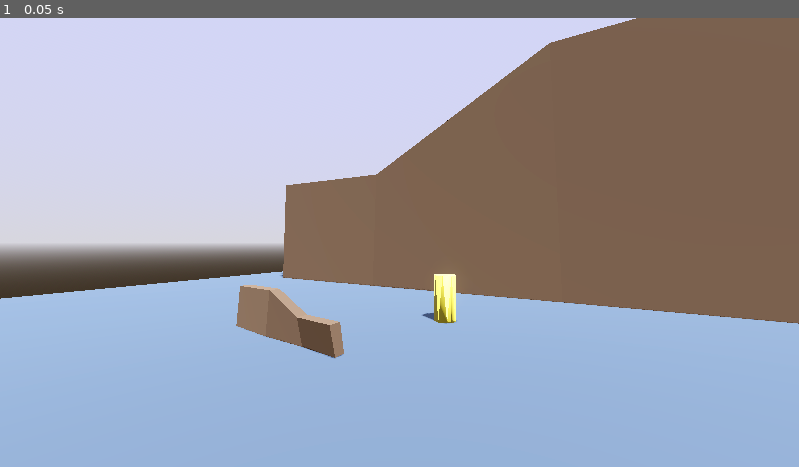
Above: before the commit, frame 1.
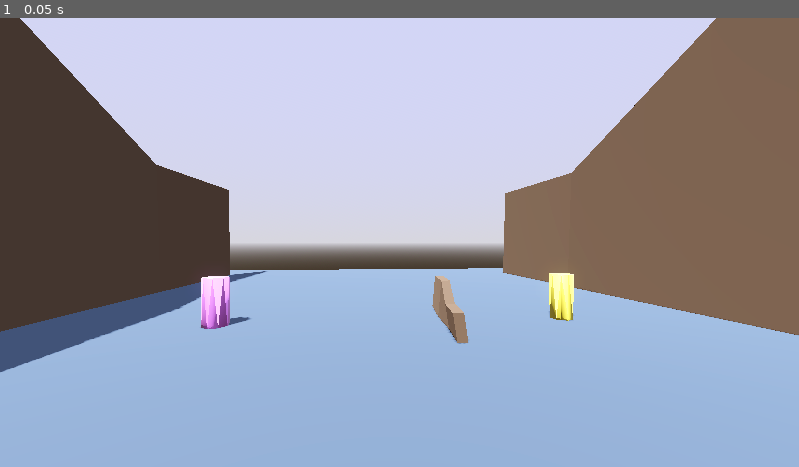
Above: after the commit, the same moment.

Repository: awenine/turn-sync-firing-proto
Game: Godot game, scene res://root.tscn
Two runs of this game, one before a commit and one after it. Both use one fixed random seed, a clock stepped at 60 frames per second and the inputs below.
Inputs:
- Up to frame 1 (0.05 s): no input

The runs differ from the first frame. In frame 1, 29% of the frame differs, in the area x 0-100%, y 0-79%.

Commit message:
feat: make both players shoot

Diff:
--- a/player_02.gd
+++ b/player_02.gd
@@ -1,24 +1,30 @@
 extends MeshInstance3D
 
 @onready var ray_cast_3d: RayCast3D = $StaticBody3D/CollisionShape3D/RayCast3D
+
+
 var hit_marker = preload("res://hit_marker.tscn")
 
-const spread_factor = 6
+const spread_factor = 22
+
+func _ready() -> void:
+#	Running first to make sure initial shot isnt always in same place
+	get_new_ray_direction()
 
 func _input(event: InputEvent) -> void:
 	if event.is_action_pressed("shoot"):
 		# do something
 		print("SHOOT")
-		print(ray_cast_3d)
-		print(ray_cast_3d.get_collider())
+		get_new_ray_direction()
 		shoot_ray()
 		#RayCast.target_position =
 
 
 func shoot_ray() -> void:
-	get_new_ray_direction()
 	var instance = hit_marker.instantiate()
-	instance.set_position(ray_cast_3d.get_collision_point())
+	var collision_point = ray_cast_3d.get_collision_point()
+	print(collision_point)
+	instance.set_position(collision_point)
 	get_parent_node_3d().add_child(instance)
 
 func get_new_ray_direction() -> void:
--- a/root.tscn
+++ b/root.tscn
@@ -1,8 +1,7 @@
-[gd_scene load_steps=11 format=4 uid="uid://dfynfl5riijis"]
+[gd_scene load_steps=10 format=4 uid="uid://dfynfl5riijis"]
 
 [ext_resource type="PackedScene" uid="uid://bup3o20mil4wk" path="res://turn_sync_basic_scene.glb" id="1_ukeyy"]
 [ext_resource type="Script" path="res://player_02.gd" id="2_0aiwo"]
-[ext_resource type="Script" path="res://ray_castt_3d.gd" id="3_fp44e"]
 
 [sub_resource type="ProceduralSkyMaterial" id="ProceduralSkyMaterial_cs4p6"]
 sky_top_color = Color(0.702736, 0.718405, 0.924827, 1)
@@ -70,6 +69,16 @@
 [node name="turn_sync_basic_scene" parent="." instance=ExtResource("1_ukeyy")]
 transform = Transform3D(1, 0, 0, 0, 1, 0, 0, 0, 1, 0.00951242, 0, -0.000184059)
 
+[node name="Player01" parent="turn_sync_basic_scene" index="1"]
+script = ExtResource("2_0aiwo")
+
+[node name="RayCast3D" type="RayCast3D" parent="turn_sync_basic_scene/Player01/StaticBody3D/CollisionShape3D" index="0"]
+transform = Transform3D(0.00855198, 0, 0.999963, 0, 1, 0, -0.999963, 0, 0.00855198, 0, 0.681259, 0)
+target_position = Vector3(2, 2, 100)
+hit_back_faces = false
+debug_shape_custom_color = Color(0.917647, 0, 0, 1)
+debug_shape_thickness = 5
+
 [node name="Player02" parent="turn_sync_basic_scene" index="2"]
 transform = Transform3D(0.047037, 0, -0.998893, 0, 1, 0, 0.998893, 0, 0.047037, 8, 1, 0)
 script = ExtResource("2_0aiwo")
@@ -80,10 +89,9 @@
 hit_back_faces = false
 debug_shape_custom_color = Color(0.917647, 0, 0, 1)
 debug_shape_thickness = 5
-script = ExtResource("3_fp44e")
 
 [node name="LowWall" parent="turn_sync_basic_scene" index="3"]
-transform = Transform3D(1, 0, 0, 0, 1, 0, 0, 0, 1, 1.69277, 0, 0)
+transform = Transform3D(1, 0, 0, 0, 1, 0, 0, 0, 1, 1.69277, 0, -4)
 
 [node name="LargeWall" type="MeshInstance3D" parent="turn_sync_basic_scene"]
 transform = Transform3D(-0.998827, 0, -0.318272, 0, 9.0635, 0, 0.0484141, 0, -6.56625, -16.1874, -0.250629, 26.6303)
@@ -95,7 +103,17 @@
 [node name="CollisionShape3D" type="CollisionShape3D" parent="turn_sync_basic_scene/LargeWall/StaticBody3D"]
 shape = SubResource("ConcavePolygonShape3D_yo7ny")
 
+[node name="LargeWall2" type="MeshInstance3D" parent="turn_sync_basic_scene"]
+transform = Transform3D(-0.998827, 0, -0.318272, 0, 9.0635, 0, 0.0484141, 0, -6.56625, 13.974, -0.250629, 26.6303)
+mesh = SubResource("ArrayMesh_v6x47")
+skeleton = NodePath("")
+
+[node name="StaticBody3D" type="StaticBody3D" parent="turn_sync_basic_scene/LargeWall2"]
+
+[node name="CollisionShape3D" type="CollisionShape3D" parent="turn_sync_basic_scene/LargeWall2/StaticBody3D"]
+shape = SubResource("ConcavePolygonShape3D_yo7ny")
+
 [node name="Camera3D" type="Camera3D" parent="."]
-transform = Transform3D(-0.531295, 0, 0.847187, 0, 1, 0, -0.847187, 0, -0.531295, 5, 3.42751, -5.15393)
+transform = Transform3D(-0.996387, 0, 0.0849301, 0, 1, 0, -0.0849301, 0, -0.996387, 1.48683, 3.42751, -12.66)
 
 [editable path="turn_sync_basic_scene"]
Not shown, changed: turn_sync_basic_scene.glb.import
